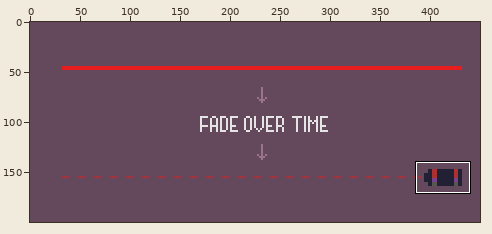
Edited in one commit: pixel-art file (assets/img/tutorial.aseprite). The first picture is a wide view before the edit; the outline marks the close-up.
Close-up. Before the commit:
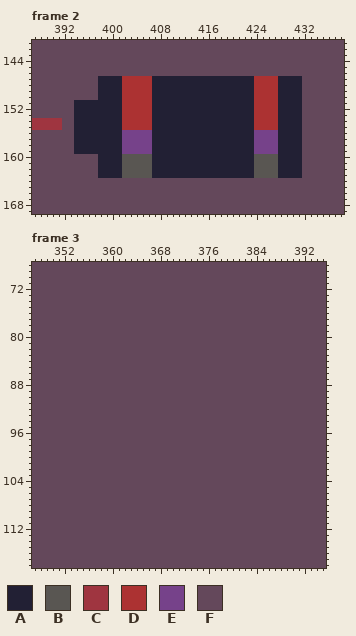
450x200 pixels, 3 frames. Shown: frame 2: x 387..438, y 141..169; frame 3: x 347..395, y 68..118. The commit also changed other frames or places, which this record leaves out.
Palette (. is transparent): A #222034  B #595652  C #9f3540  D #ac3232  E #76428a  F #64485b
The result:
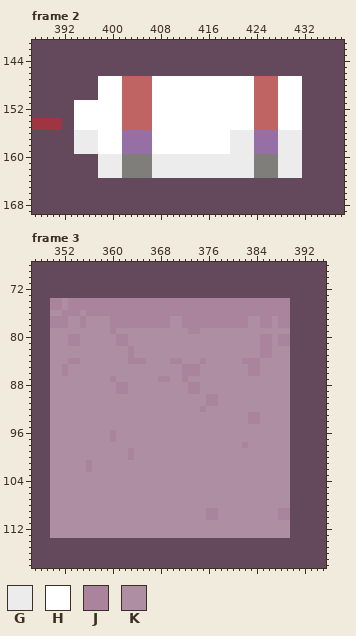
Colours new in this view: G #ececec  H #ffffff  J #aa849d  K #ae8ea3
The edit:
colour B: #595652 -> #807e7b
colour D: #ac3232 -> #bf6363
colour E: #76428a -> #966fa5
Changed rows in their new state; - is a pixel that keeps its letter.
Frame 2, layer "content":
first column x 394:
147 ----HHHH-----HHHHHHHHHHHHHHHHH----HHHH
148 ----HHHH-----HHHHHHHHHHHHHHHHH----HHHH
149 ----HHHH-----HHHHHHHHHHHHHHHHH----HHHH
150 ----HHHH-----HHHHHHHHHHHHHHHHH----HHHH
151 HHHHHHHH-----HHHHHHHHHHHHHHHHH----HHHH
152 HHHHHHHH-----HHHHHHHHHHHHHHHHH----HHHH
153 HHHHHHHH-----HHHHHHHHHHHHHHHHH----HHHH
154 HHHHHHHH-----HHHHHHHHHHHHHHHHH----HHHH
155 HHHHHHHH-----HHHHHHHHHHHHHHHHH----HHHH
156 GGGGHHHH-----HHHHHHHHHHHHHGGGG----GGGG
157 GGGGHHHH-----HHHHHHHHHHHHHGGGG----GGGG
158 GGGGHHHH-----HHHHHHHHHHHHHGGGG----GGGG
159 GGGGHHHH-----HHHHHHHHHHHHHGGGG----GGGG
160 ----GGGG-----GGGGGGGGGGGGGGGGG----GGGG
161 ----GGGG-----GGGGGGGGGGGGGGGGG----GGGG
162 ----GGGG-----GGGGGGGGGGGGGGGGG----GGGG
163 ----GGGG-----GGGGGGGGGGGGGGGGG----GGGG
Frame 3, layer "content":
first column x 350:
 74 JJKJJJJJJJJJJJJJJJJJJJJJJJJJJJJJJJJJJJJJ
 75 JJKJJJJJJJJJJJJJJJJJJJJJJJJJJJJJJJJJJJJJ
 76 KKJJJKJJJJJJJJJJJJJJJJJJJJJJJJJJJJJJJJJJ
 77 JJJKKJKKKKJJJJJJJJJJKKJJJJJJJJJJJKKJJKJJ
 78 JJJKKJKKKKJJJJJJJJJJKKJJJJJJJJJJJKKJJKJJ
 79 KKKKKKKKKKJKKKKKKKKKKKKJJKKKKKKKKKKKKKKK
 80 KKKJJKKKKKKJJKKKKKKKKKKKKKKKKKKKKKKJJKJJ
 81 KKKJJKKKKKKJJKKKKKKKKKKKKKKKKKKKKKKJJKJJ
 82 KKKKKKKKKKKKKJKKKKKKKKKKKKKKKKKKKKKJJKKK
 83 KKKKKKKKKKKKKJKKKKKKKKKKKKKKKKKKKKKJJKKK
 84 KKKJJKKKKKKKKJJJKKKKJJKKKJKKKKKKJJJKKKKK
 85 KKJKKKKKKKKKKKKKKKKKKKJJJKKKKKKKKJJKKKKK
 86 KKJKKKKKKKKKKKKKKKKKKKJJJKKKKKKKKJJKKKKK
 87 KKKKKKKKKKJKKKKKKKJJKKJKKKKKKKKKKKKKKKKK
 88 KKKKKKKKKKKJJKKKKKKKKKKJJKKKKKKKKKKKKKKK
 89 KKKKKKKKKKKJJKKKKKKKKKKJJKKKKKKKKKKKKKKK
 90 KKKKKKKKKKKKKKKKKKKKKKKKKKJJKKKKKKKKKKKK
 91 KKKKKKKKKKKKKKKKKKKKKKKKKKJJKKKKKKKKKKKK
 92 KKKKKKKKKKKKKKKKKKKKKKKKKJKKKKKKKKKKKKKK
 93 KKKKKKKKKKKKKKKKKKKKKKKKKKKKKKKKKJJKKKKK
 94 KKKKKKKKKKKKKKKKKKKKKKKKKKKKKKKKKJJKKKKK
 95 KKKKKKKKKKKKKKKKKKKKKKKKKKKKKKKKKKKKKKKK
 96 KKKKKKKKKKJKKKKKKKKKKKKKKKKKKKKKKKKKKKKK
 97 KKKKKKKKKKJKKKKKKKKKKKKKKKKKKKKKKKKKKKKK
 98 KKKKKKKKKKKKKKKKKKKKKKKKKKKKKKKKJKKKKKKK
 99 KKKKKKKKKKKKKJKKKKKKKKKKKKKKKKKKKKKKKKKK
100 KKKKKKKKKKKKKJKKKKKKKKKKKKKKKKKKKKKKKKKK
101 KKKKKKJKKKKKKKKKKKKKKKKKKKKKKKKKKKKKKKKK
102 KKKKKKJKKKKKKKKKKKKKKKKKKKKKKKKKKKKKKKKK
103 KKKKKKKKKKKKKKKKKKKKKKKKKKKKKKKKKKKKKKKK
104 KKKKKKKKKKKKKKKKKKKKKKKKKKKKKKKKKKKKKKKK
105 KKKKKKKKKKKKKKKKKKKKKKKKKKKKKKKKKKKKKKKK
106 KKKKKKKKKKKKKKKKKKKKKKKKKKKKKKKKKKKKKKKK
107 KKKKKKKKKKKKKKKKKKKKKKKKKKKKKKKKKKKKKKKK
108 KKKKKKKKKKKKKKKKKKKKKKKKKKKKKKKKKKKKKKKK
109 KKKKKKKKKKKKKKKKKKKKKKKKKKJJKKKKKKKKKKJJ
110 KKKKKKKKKKKKKKKKKKKKKKKKKKJJKKKKKKKKKKJJ
111 KKKKKKKKKKKKKKKKKKKKKKKKKKKKKKKKKKKKKKKK
112 KKKKKKKKKKKKKKKKKKKKKKKKKKKKKKKKKKKKKKKK
113 KKKKKKKKKKKKKKKKKKKKKKKKKKKKKKKKKKKKKKKK
Changed places in both close-ups, as pixel boxes (x1, y1, x2, y2):
changed: (74, 76, 302, 178)
changed: (50, 298, 290, 538)
